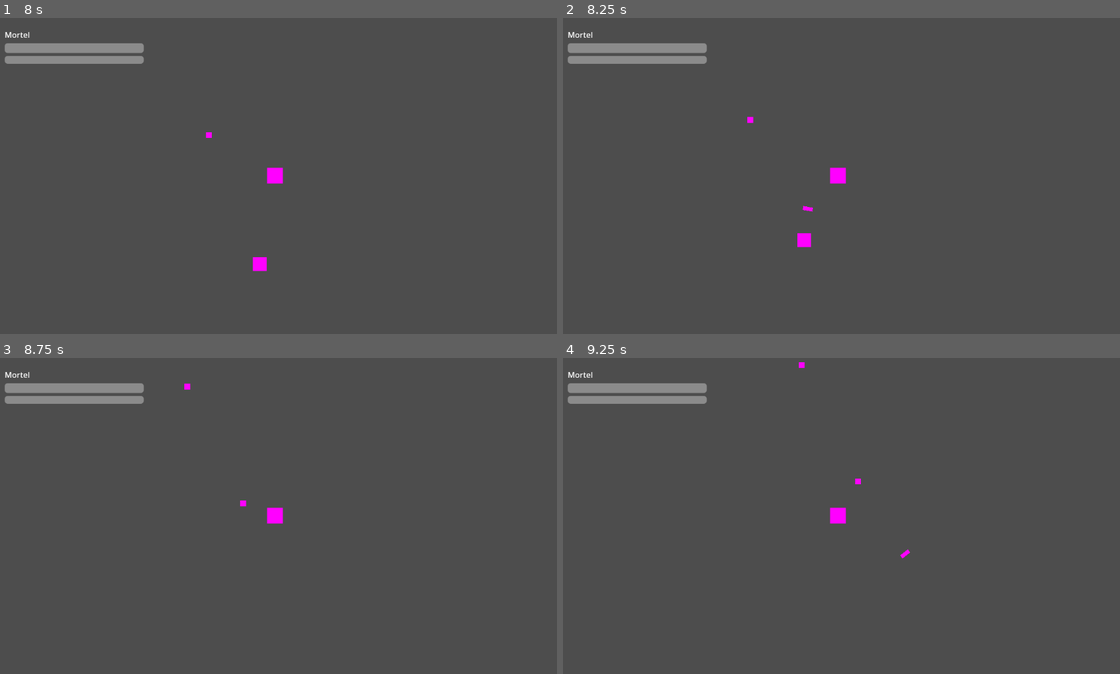
Above: before the commit, frames 1-4 (two rows, left to right).
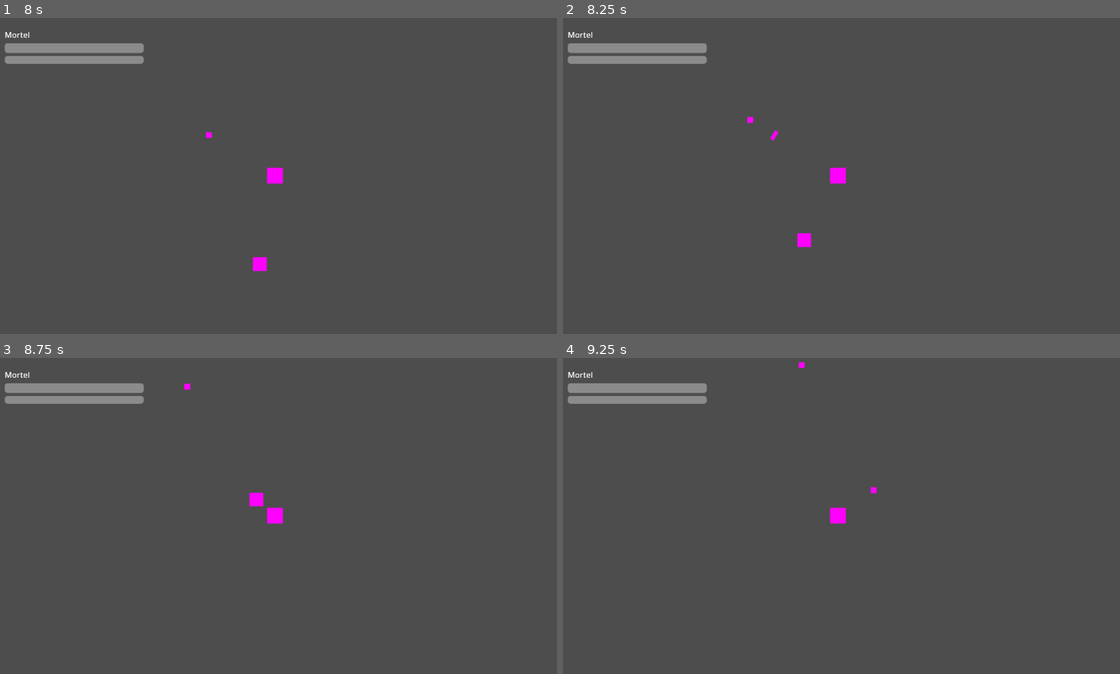
Above: after the commit, the same moments.

Repository: HunterDemonSlay/projet-JEU
Game: Godot game, scene res://scenes/world.tscn
Two runs of this game, one before a commit and one after it. Both use one fixed random seed, a clock stepped at 60 frames per second and the inputs below.
Inputs:
- Up to frame 1 (8 s): tap Enter at 0.5, 2, 3.5 s; hold W (move_up) 0.53-2.03 s; tap Space at 1.25, 2.75, 4.25 s; hold A (move_left) 2.03-3.53 s; hold S (move_down) 3.53-4.28 s; hold D (move_right) 4.28-5.03 s; hold W (move_up) 5.03-5.78 s; hold D (move_right) from 5.78 s (still down)
- Up to frame 2 (8.25 s): release D (move_right) at 8.03 s; hold S (move_down) from 8.03 s (still down)
- Up to frame 3 (8.75 s): keep holding S (move_down)
- Up to frame 4 (9.25 s): release S (move_down) at 8.78 s; hold A (move_left) from 8.78 s (still down)

Frame 1 is identical in both runs. In frame 2, less than 0.1% of the frame differs, in the area x 37-45%, y 35-62%; in frame 3, 0.1%, in the area x 43-48%, y 42-48%; in frame 4, less than 0.1%.

Commit message:
Ajouter l'Object Pooling generique pour les ennemis et projectiles
Verifie en headless avec Godot 4.7 (import propre + 15s de jeu reel sans erreur).

- ObjectPooler.gd (autoload, sans class_name pour eviter le conflit deja rencontre avec CultivationManager) : acquire()/release() generiques bases sur le resource_path de la scene, avec hooks optionnels on_pool_activate()/on_pool_deactivate().
- Enemy.gd : despawn() (differe via call_deferred, meme raison que pour _drop_qi_orb) remplace queue_free(), reinitialise vie/collisions a la reactivation.
- EnemySpawner.gd : utilise ObjectPooler.acquire() ; le comptage des ennemis actifs passe de tree_exited (qui ne se declenche plus, les noeuds restant en arbre une fois recycles) a un comptage par visibilite.
- Projectile.gd : le SceneTreeTimer a usage unique est remplace par un Timer enfant (LifetimeTimer) redemarrable, necessaire pour pouvoir relancer la duree de vie a chaque reactivation sans signal fantome d'une vie precedente. queue_free() remplace par despawn().
- QiStrikeWeapon.gd : utilise ObjectPooler.acquire() au lieu d'instantiate().

Diff:
--- a/project.godot
+++ b/project.godot
@@ -41,6 +41,7 @@
 [autoload]
 
 CultivationManager="*res://scripts/cultivation/cultivation_manager.gd"
+ObjectPooler="*res://scripts/pooling/object_pooler.gd"
 
 [rendering]
 
--- a/scenes/projectiles/qi_strike_projectile.tscn
+++ b/scenes/projectiles/qi_strike_projectile.tscn
@@ -19,3 +19,6 @@
 
 [node name="CollisionShape2D" type="CollisionShape2D" parent="."]
 shape = SubResource("CapsuleShape2D_body")
+
+[node name="LifetimeTimer" type="Timer" parent="."]
+one_shot = true
--- a/scripts/enemies/enemy.gd
+++ b/scripts/enemies/enemy.gd
@@ -14,20 +14,45 @@
 @export var qi_orb_scene: PackedScene
 
 @onready var hurtbox: Area2D = $Hurtbox
+@onready var collision_shape: CollisionShape2D = $CollisionShape2D
 
 var current_health: float
-## Cache de la référence au joueur, résolue une seule fois (voir _ready).
-## Évite un appel get_tree().get_first_node_in_group() à chaque frame.
+## Cache de la référence au joueur, résolue une seule fois (voir _ready /
+## on_pool_activate). Évite un appel get_tree().get_first_node_in_group()
+## à chaque frame.
 var _player: Node2D
+var _hurtbox_connected: bool = false
 
 
 func _ready() -> void:
-	current_health = stats.max_health
-	_player = get_tree().get_first_node_in_group("player")
-	hurtbox.area_entered.connect(_on_hurtbox_area_entered)
 	# Permet aux armes (WeaponBase) de trouver l'ennemi le plus proche
 	# sans avoir à parcourir tous les nœuds de la scène.
 	add_to_group("enemies")
+	on_pool_activate()
+
+
+## Appelée par ObjectPooler quand cette instance est réutilisée : remet
+## l'ennemi dans un état "neuf" (vie pleine, collisions actives, cible à jour).
+func on_pool_activate() -> void:
+	current_health = stats.max_health
+	velocity = Vector2.ZERO
+	_player = get_tree().get_first_node_in_group("player")
+	hurtbox.monitoring = true
+	collision_shape.disabled = false
+
+	# Le signal ne doit être connecté qu'une fois par instance, pas à
+	# chaque réactivation (sinon il se déclencherait plusieurs fois).
+	if not _hurtbox_connected:
+		hurtbox.area_entered.connect(_on_hurtbox_area_entered)
+		_hurtbox_connected = true
+
+
+## Appelée par ObjectPooler quand cette instance retourne au pool : coupe
+## tout ce qui pourrait continuer à interagir avec la scène une fois cachée.
+func on_pool_deactivate() -> void:
+	velocity = Vector2.ZERO
+	hurtbox.monitoring = false
+	collision_shape.disabled = true
 
 
 func _physics_process(_delta: float) -> void:
@@ -48,7 +73,16 @@
 
 func _die() -> void:
 	_drop_qi_orb()
-	queue_free()
+	despawn()
+
+
+## Renvoie cet ennemi dans le pool de ObjectPooler au lieu de le détruire.
+## Différé via call_deferred : _die() est appelée depuis le callback de
+## collision d'un projectile (en pleine étape physique), et désactiver les
+## collisions (on_pool_deactivate) à ce moment précis lève une erreur Godot
+## ("flushing queries"), comme déjà rencontré avec _drop_qi_orb().
+func despawn() -> void:
+	ObjectPooler.call_deferred("release", self)
 
 
 ## Instancie un QiOrb à la position de l'ennemi, avec la récompense définie
--- a/scripts/enemies/enemy_spawner.gd
+++ b/scripts/enemies/enemy_spawner.gd
@@ -23,7 +23,6 @@
 ## Cache de la référence au joueur, résolue une seule fois.
 var _player: Node2D
 var _spawn_timer: Timer
-var _active_enemy_count: int = 0
 
 
 func _ready() -> void:
@@ -37,23 +36,34 @@
 
 
 func _on_spawn_timer_timeout() -> void:
-	if _active_enemy_count >= max_active_enemies:
+	if not is_instance_valid(_player) or enemy_scene == null:
 		return
-	if not is_instance_valid(_player) or enemy_scene == null:
+	if _count_active_enemies() >= max_active_enemies:
 		return
 
 	for _i in enemies_per_wave:
 		_spawn_one_enemy()
 
 
-## Instancie un ennemi à une position aléatoire sur le cercle juste hors
-## du champ de vision de la caméra du joueur.
+## Recycle un ennemi inactif du pool (ou en instancie un nouveau si le pool
+## est vide) et le repositionne hors champ de caméra. Remplace l'ancien
+## couple instantiate()/queue_free() pour éviter le coût de
+## création/destruction répétée de centaines d'ennemis.
 func _spawn_one_enemy() -> void:
-	var enemy := enemy_scene.instantiate()
-	get_tree().current_scene.add_child(enemy)
+	var enemy := ObjectPooler.acquire(enemy_scene, get_tree().current_scene)
 	enemy.global_position = _get_random_position_outside_view()
-	_active_enemy_count += 1
-	enemy.tree_exited.connect(func() -> void: _active_enemy_count -= 1)
+
+
+## Compte les ennemis actuellement actifs (visibles), qu'ils viennent d'être
+## instanciés ou recyclés depuis le pool. Les ennemis "morts" restent dans
+## l'arbre de scène (cachés, en attente de recyclage) : on ne peut donc plus
+## se fier à tree_exited pour les compter, contrairement à avant le pooling.
+func _count_active_enemies() -> int:
+	var count := 0
+	for enemy in get_tree().get_nodes_in_group("enemies"):
+		if enemy.visible:
+			count += 1
+	return count
 
 
 ## Calcule un point aléatoire sur un cercle centré sur le joueur, dont le
--- /dev/null
+++ b/scripts/pooling/object_pooler.gd
@@ -0,0 +1,86 @@
+extends Node
+## Autoload singleton (nom déclaré dans project.godot : "ObjectPooler").
+## Pas de class_name ici : entrerait en conflit avec le nom de l'autoload
+## (déjà rencontré avec CultivationManager à l'Étape 5).
+##
+## Bassin d'objets générique : recycle des instances de scène (ennemis,
+## projectiles...) au lieu d'enchaîner `instantiate()` / `queue_free()`.
+## Avec des centaines/milliers d'entités par vague, créer et détruire des
+## nœuds en continu coûte cher (allocation, construction de l'arbre de
+## scène, désallocation) ; les réutiliser élimine ce coût.
+##
+## Contrat attendu sur les scènes mises en pool (voir Enemy.gd, Projectile.gd) :
+## - `on_pool_activate()` (optionnelle) : réinitialise l'état (vie,
+##   monitoring de collision...) quand l'instance est réutilisée.
+## - `on_pool_deactivate()` (optionnelle) : coupe ce qui doit l'être
+##   (monitoring, vélocité...) quand l'instance retourne au pool.
+## - une méthode `despawn()` sur l'entité elle-même, qui appelle
+##   `ObjectPooler.release(self)` au lieu de `queue_free()`.
+
+const POOL_KEY_META := "_object_pooler_key"
+
+## String (resource_path de la scène) -> Array[Node] (instances inactives, prêtes à être réutilisées).
+var _pools: Dictionary = {}
+
+
+## Renvoie une instance prête à l'emploi : réutilise une instance inactive
+## du pool de `scene` si disponible, sinon en instancie une nouvelle (le
+## pool grossit automatiquement jusqu'à couvrir le pic de charge observé).
+func acquire(scene: PackedScene, parent: Node) -> Node:
+	var key := scene.resource_path
+	var pool: Array = _pools.get(key, [])
+
+	var instance: Node
+	if pool.is_empty():
+		instance = scene.instantiate()
+		instance.set_meta(POOL_KEY_META, key)
+		parent.add_child(instance)
+	else:
+		instance = pool.pop_back()
+		if instance.get_parent() != parent:
+			_reparent(instance, parent)
+
+	_pools[key] = pool
+	_activate(instance)
+	return instance
+
+
+## Renvoie `instance` dans son pool d'origine pour réutilisation future.
+## À appeler uniquement via la méthode `despawn()` de l'instance elle-même,
+## jamais directement depuis l'extérieur.
+func release(instance: Node) -> void:
+	if not instance.has_meta(POOL_KEY_META):
+		# Instance non gérée par le pooler (ex: créée hors de acquire()) :
+		# on retombe sur le comportement classique plutôt que de la perdre.
+		instance.queue_free()
+		return
+
+	_deactivate(instance)
+
+	var key: String = instance.get_meta(POOL_KEY_META)
+	if not _pools.has(key):
+		_pools[key] = []
+	_pools[key].append(instance)
+
+
+func _activate(instance: Node) -> void:
+	instance.visible = true
+	instance.set_physics_process(true)
+	instance.set_process(true)
+	if instance.has_method("on_pool_activate"):
+		instance.on_pool_activate()
+
+
+func _deactivate(instance: Node) -> void:
+	instance.visible = false
+	instance.set_physics_process(false)
+	instance.set_process(false)
+	if instance.has_method("on_pool_deactivate"):
+		instance.on_pool_deactivate()
+
+
+func _reparent(instance: Node, new_parent: Node) -> void:
+	var old_parent := instance.get_parent()
+	if old_parent:
+		old_parent.remove_child(instance)
+	new_parent.add_child(instance)
--- a/scripts/projectiles/projectile.gd
+++ b/scripts/projectiles/projectile.gd
@@ -5,35 +5,72 @@
 ##
 ## Se déplace en ligne droite à vitesse constante, inflige ses dégâts au
 ## premier corps détecté (qui doit exposer `take_damage(amount: float)`),
-## puis se détruit. S'auto-détruit aussi après sa durée de vie pour éviter
-## toute fuite mémoire si la cible est manquée.
+## puis se recycle via ObjectPooler. Se recycle aussi après sa durée de vie
+## (LifetimeTimer) si la cible est manquée.
+##
+## Géré par ObjectPooler : utilise un Timer enfant redémarrable plutôt qu'un
+## SceneTreeTimer à usage unique, pour pouvoir relancer le compte à rebours
+## à chaque réactivation sans fuite ni signal fantôme d'une vie précédente.
+
+@onready var lifetime_timer: Timer = $LifetimeTimer
+@onready var collision_shape: CollisionShape2D = $CollisionShape2D
 
 var _direction: Vector2 = Vector2.RIGHT
 var _speed: float = 0.0
 var _damage: float = 0.0
+var _connected_signals: bool = false
 
 
 func _ready() -> void:
-	body_entered.connect(_on_body_entered)
+	_connect_signals_once()
 
 
-## Configure et active le projectile. À appeler juste après instantiate().
+## Configure et active le projectile. À appeler juste après ObjectPooler.acquire().
 func launch(direction: Vector2, damage: float, speed: float, lifetime: float) -> void:
 	_direction = direction.normalized()
 	_damage = damage
 	_speed = speed
 	rotation = _direction.angle()
 
-	var lifetime_timer := get_tree().create_timer(lifetime)
-	lifetime_timer.timeout.connect(queue_free)
+	lifetime_timer.start(lifetime)
 
 
 func _physics_process(delta: float) -> void:
 	global_position += _direction * _speed * delta
 
 
+## Appelée par ObjectPooler quand cette instance est réutilisée.
+func on_pool_activate() -> void:
+	monitoring = true
+	collision_shape.disabled = false
+	_connect_signals_once()
+
+
+## Appelée par ObjectPooler quand cette instance retourne au pool.
+func on_pool_deactivate() -> void:
+	monitoring = false
+	collision_shape.disabled = true
+	lifetime_timer.stop()
+
+
+func _connect_signals_once() -> void:
+	if _connected_signals:
+		return
+	body_entered.connect(_on_body_entered)
+	lifetime_timer.timeout.connect(despawn)
+	_connected_signals = true
+
+
+## Renvoie ce projectile dans le pool de ObjectPooler au lieu de le détruire.
+## Différé via call_deferred : appelée depuis _on_body_entered, en pleine
+## étape physique, où désactiver le monitoring (on_pool_deactivate) lèverait
+## une erreur Godot ("flushing queries") si elle s'exécutait immédiatement.
+func despawn() -> void:
+	ObjectPooler.call_deferred("release", self)
+
+
 ## Appelé quand le projectile touche un corps physique (ex: Enemy en collision_layer "enemies").
 func _on_body_entered(body: Node) -> void:
 	if body.has_method("take_damage"):
 		body.take_damage(_damage)
-	queue_free()
+	despawn()
--- a/scripts/weapons/qi_strike_weapon.gd
+++ b/scripts/weapons/qi_strike_weapon.gd
@@ -17,8 +17,9 @@
 		return
 
 	var direction := (target.global_position - global_position).normalized()
-	var projectile := projectile_scene.instantiate() as Projectile
+	# Recycle un projectile inactif du pool au lieu d'instancier/détruire à
+	# chaque tir (voir ObjectPooler.gd) ; même API qu'auparavant ensuite.
+	var projectile := ObjectPooler.acquire(projectile_scene, get_tree().current_scene) as Projectile
 
-	get_tree().current_scene.add_child(projectile)
 	projectile.global_position = global_position
 	projectile.launch(direction, damage, projectile_speed, projectile_lifetime)
Not shown, added: scripts/pooling/object_pooler.gd.uid
